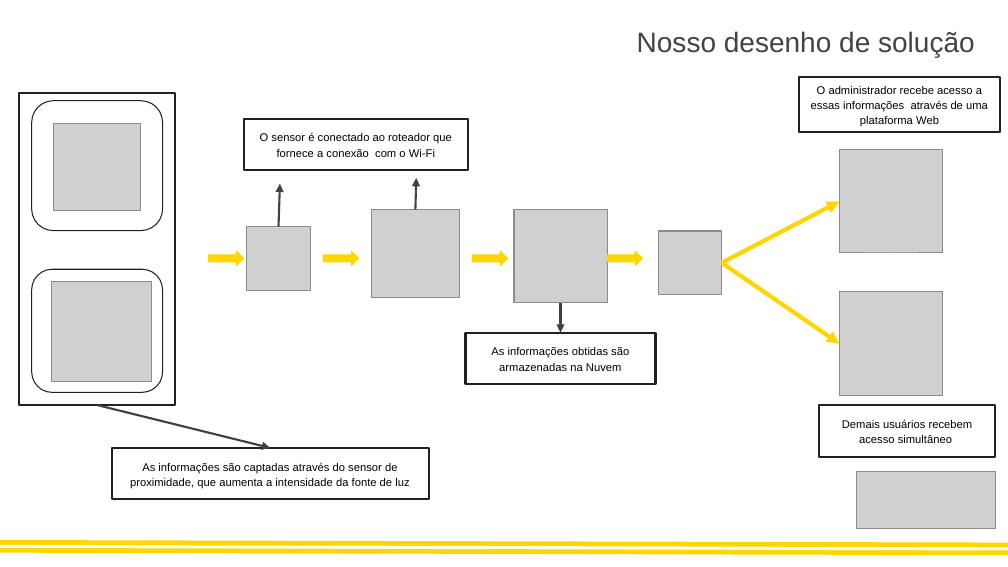
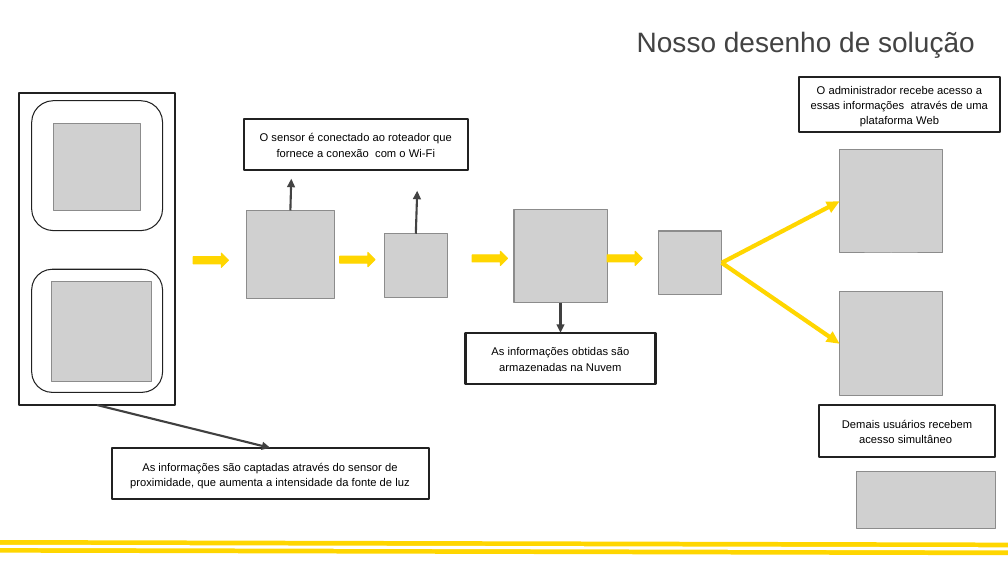
Before and after one commit to Sweet-Peach/TecShine, a slide deck: slide 6 of Pesquisa e inovação/Tecshine - PI (1).pptx. Drawn at 1008x567 pixels with LibreOffice and Linux fonts; fonts in the diff are those of the drawing; grey boxes stand for pictures. Boxes give left, top, right and bottom in pixels: in the first picture for what was removed or moved away, otherwise in the second. Text is boxed around its words. In the diff, an @@ line names an element or a change of style, - is before the commit and + after.

```diff
--- a/Pesquisa e inovação/Tecshine - PI (1).pptx
+++ b/Pesquisa e inovação/Tecshine - PI (1).pptx
@@ arrow moved from (415, 210) - (416, 178) to (290, 211) - (291, 178) @@
@@ arrow moved from (278, 227) - (280, 183) to (416, 234) - (417, 191) @@
@@ picture: place and size @@
-picture at bbox=[371, 210, 459, 297]
+picture at bbox=[246, 211, 334, 298]
@@ picture: place and size @@
-picture at bbox=[247, 227, 310, 290]
+picture at bbox=[384, 234, 448, 297]
@@ right arrow: place and size @@
-right arrow at bbox=[209, 251, 244, 265]
+right arrow at bbox=[194, 253, 229, 267]
@@ right arrow: place and size @@
-right arrow at bbox=[324, 251, 359, 265]
+right arrow at bbox=[340, 253, 375, 267]
```
Also in this commit, not shown: 1 other slide changed, 1 other file.
